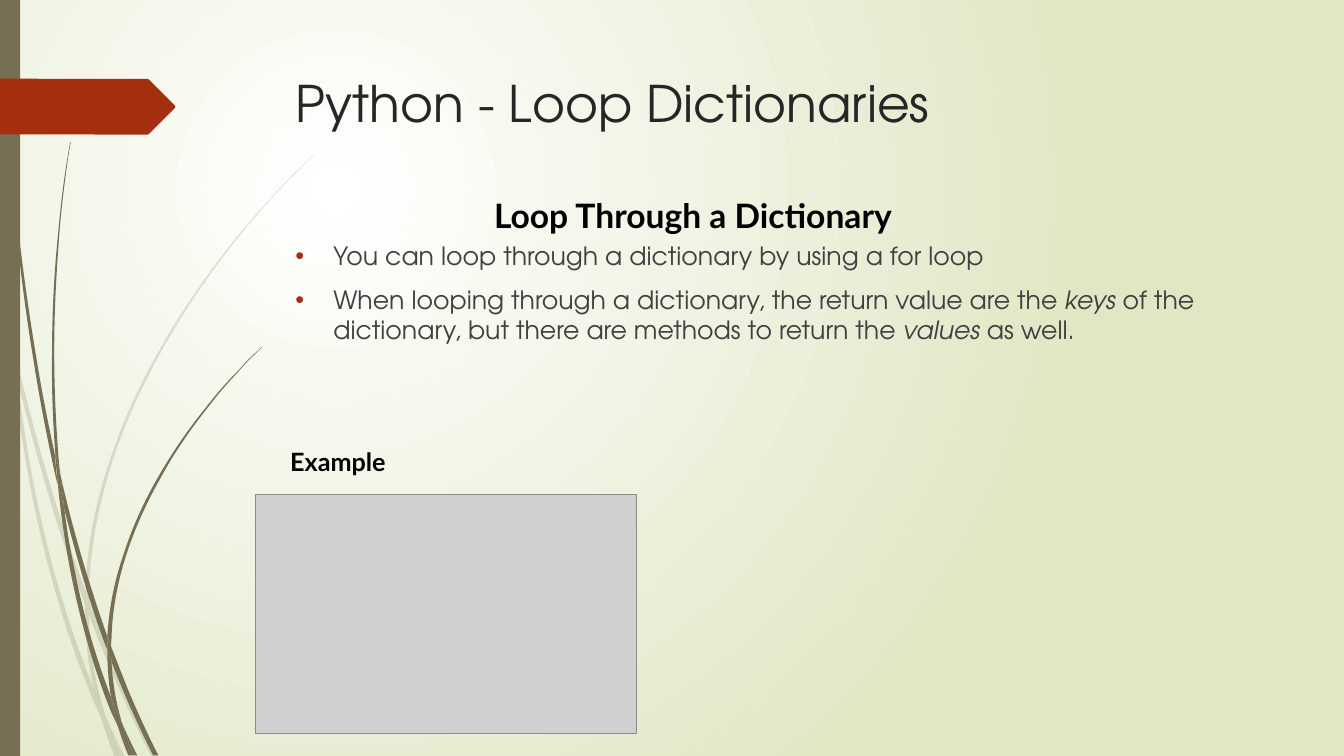
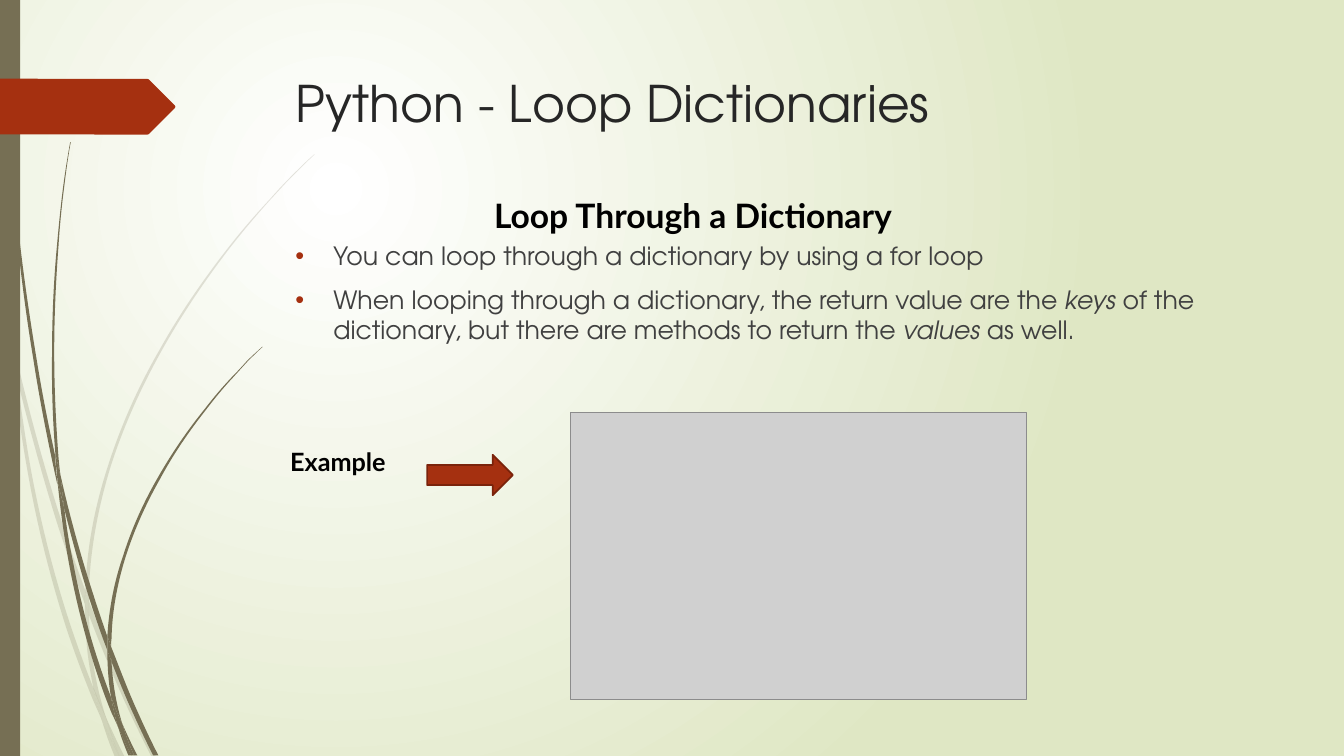
Before and after one commit to reesenacario/cs2022, a slide deck: slide 12 of 4110E240MyjournalinPython.pptx (slide 10 before the commit). Drawn at 1344x756 pixels with LibreOffice and Linux fonts; fonts in the diff are those of the drawing; grey boxes stand for pictures. Boxes give left, top, right and bottom in pixels: in the first picture for what was removed or moved away, otherwise in the second. Text is boxed around its words. In the diff, an @@ line names an element or a change of style, - is before the commit and + after.

```diff
--- a/4110E240MyjournalinPython.pptx
+++ b/4110E240MyjournalinPython.pptx
@@ picture: place and size @@
-picture at [255, 494, 636, 734]
+picture at [571, 412, 1027, 700]
@@ right arrow added at [427, 455, 513, 495], fill #A53010, outline #7A240C 1.25 pt @@
```
Also in this commit, not shown: 7 other slides changed, 89 slides added, 1 slide removed.
